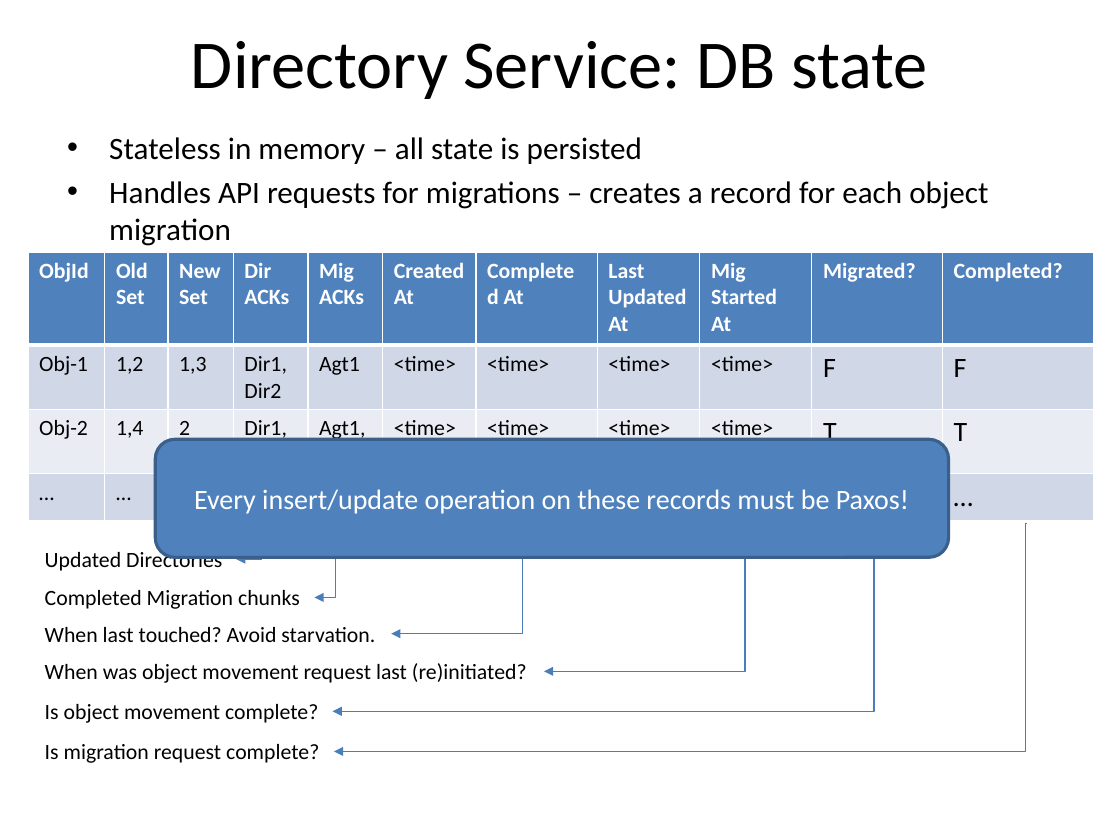
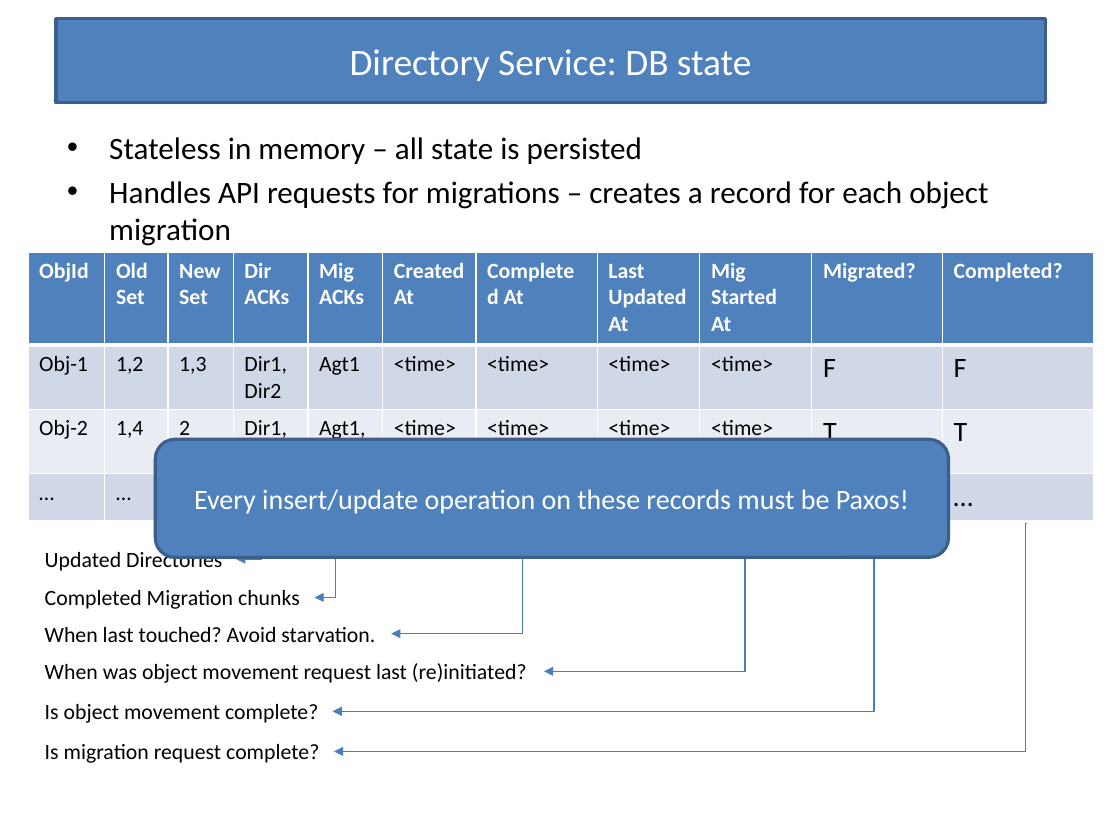
Before and after one commit to Slania/JPaxos-1, a slide deck: slide 14 of Paxos based directory updates for geo-replicated cloud storage.pptx. Drawn at 1120x840 pixels with LibreOffice and Linux fonts; fonts in the diff are those of the drawing. Boxes give left, top, right and bottom in pixels: in the first picture for what was removed or moved away, otherwise in the second. Text is boxed around its words. In the diff, an @@ line names an element or a change of style, - is before the commit and + after.

```diff
--- a/Paxos based directory updates for geo-replicated cloud storage.pptx
+++ b/Paxos based directory updates for geo-replicated cloud storage.pptx
@@ title "Directory Service: DB state": place and size @@
-title "Directory Service: DB state" at bbox=[191, 41, 928, 99]
+title "Directory Service: DB state" at bbox=[56, 19, 1045, 103]
@@ title "Directory Service: DB state" at bbox=[56, 19, 1045, 103]: size 44 to 24 pt, text colour #000000 to #FFFFFF; fill none to #4F81BD; outline none to #3A5F8C 2 pt @@
```
Also in this commit, not shown: 17 other slides changed.
